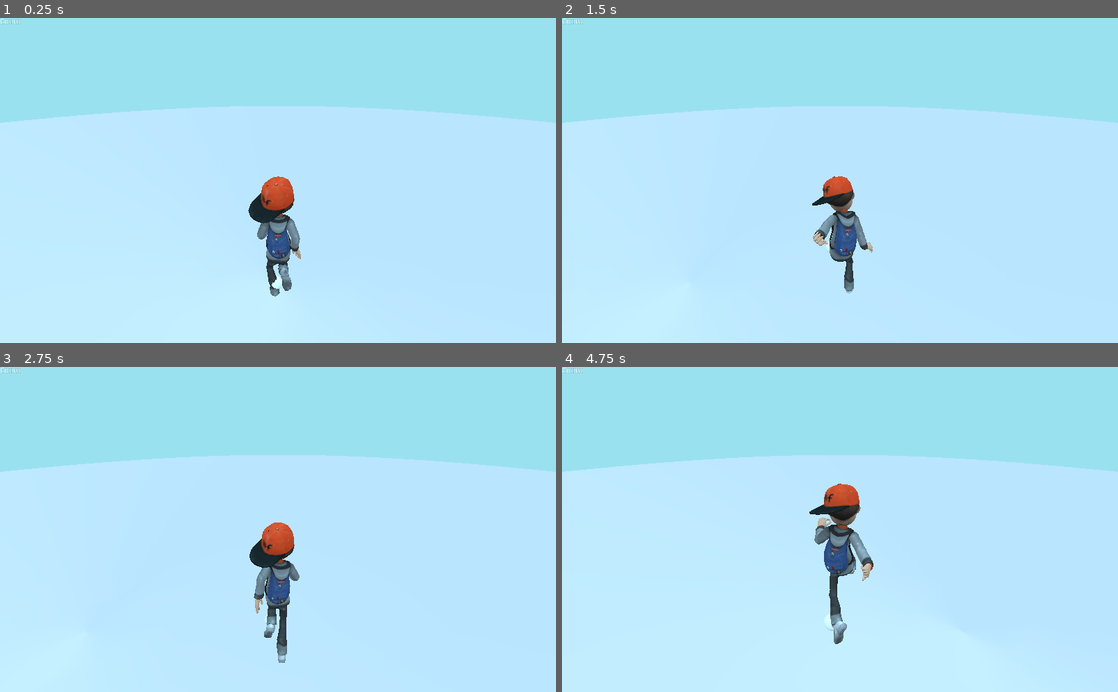
Above: before the commit, frames 1-4 (two rows, left to right).
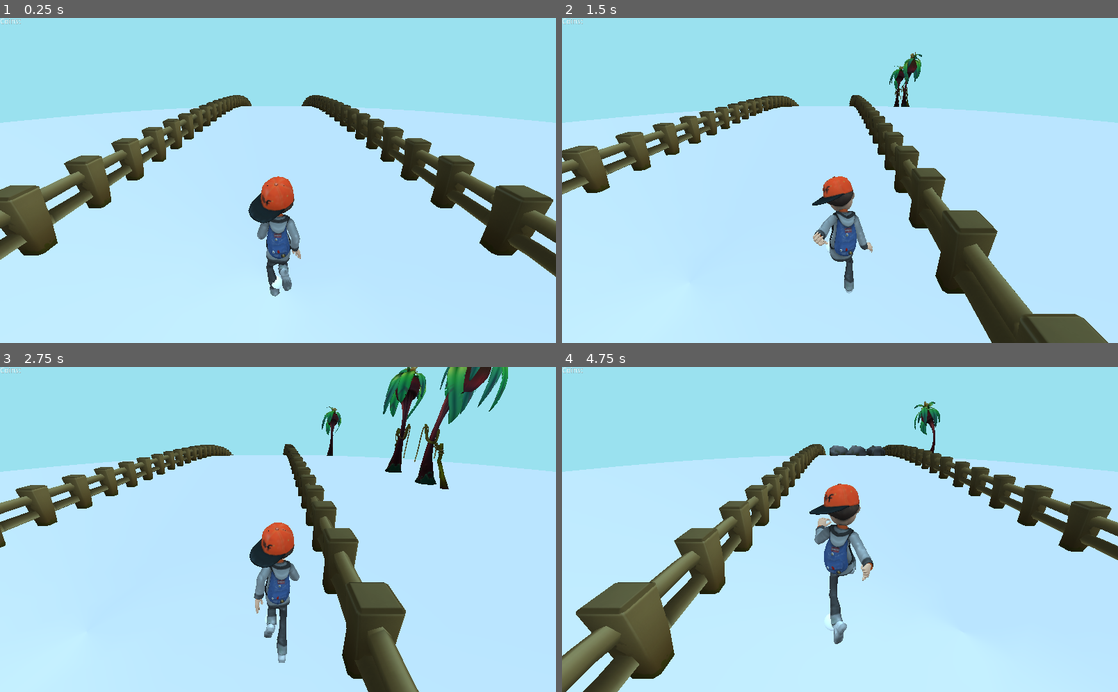
Above: after the commit, the same moments.

Repository: hman278/Godot-Runner-Game
Game: Godot game, scene res://scenes/level.tscn
The game is run twice, just before and just after one commit, with the same random seed, the same clock (stepped at 60 frames per second) and the same inputs.
Inputs:
- Up to frame 1 (0.25 s): no input
- Up to frame 2 (1.5 s): hold D (move_right) 0.53-1.28 s; tap Space (jump) at 0.77 s; hold A (move_left) from 1.28 s (still down)
- Up to frame 3 (2.75 s): tap Space (jump) at 1.52 s; release A (move_left) at 2.03 s; hold D (move_right) from 2.03 s (still down)
- Up to frame 4 (4.75 s): tap Space (jump) at 3.02, 3.77, 4.52 s; release D (move_right) at 3.53 s; hold A (move_left) from 3.53 s (still down)

The runs differ from the first frame. In frame 1, 11% of the frame differs, in the area x 0-100%, y 23-80%; in frame 2, 11%; in frame 3, 12%; in frame 4, 13%, in the area x 0-100%, y 10-100%.
Error before the commit: Parse Error: Variable "i" already defined in the scope (at line 64). (res://scripts/level.gd:69)

Commit message:
minimal changes to not crash on start

Diff:
--- a/scripts/level.gd
+++ b/scripts/level.gd
@@ -66,7 +66,7 @@
 				random_line_num = randi() % 3
 		prev_rand_line_n = random_line_num
 
-		for i in rand_range(4, 10):
+		for n in rand_range(4, 10):
 
 			var coin_inst: MeshInstance = coin.instance()
 
@@ -109,7 +109,7 @@
 				random_line_num = randi() % 3
 		prev_rand_line_n = random_line_num
 
-		var rock_inst: MeshInstance = rock.instance()
+		var rock_inst = rock.instance()
 # warning-ignore:return_value_discarded
 		rock_inst.connect("player_entered", self, "on_player_entered_rock")
 
